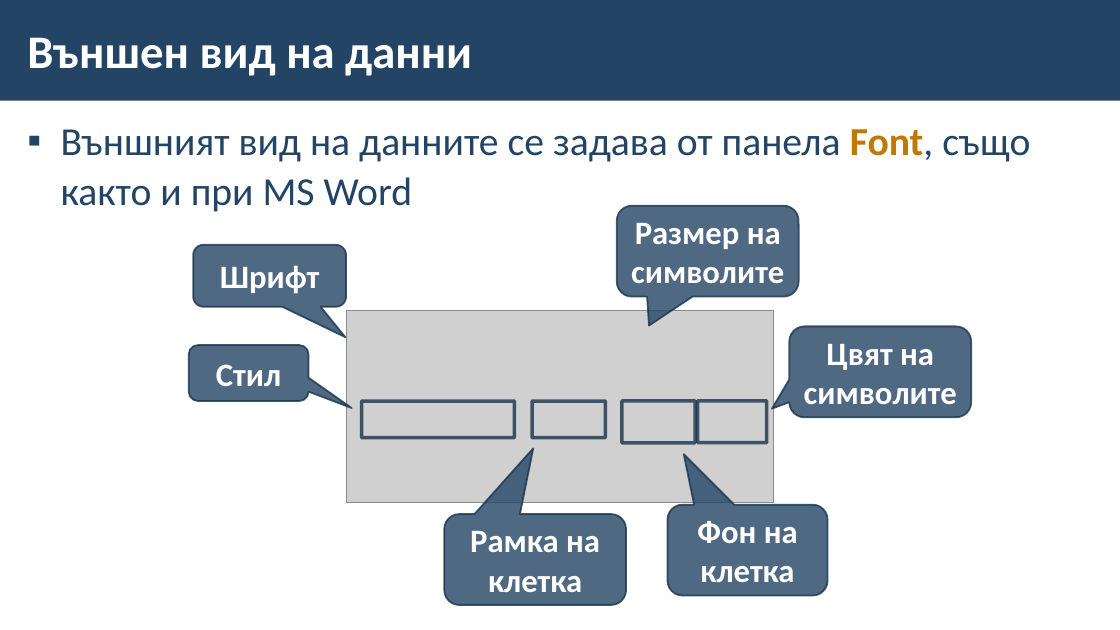
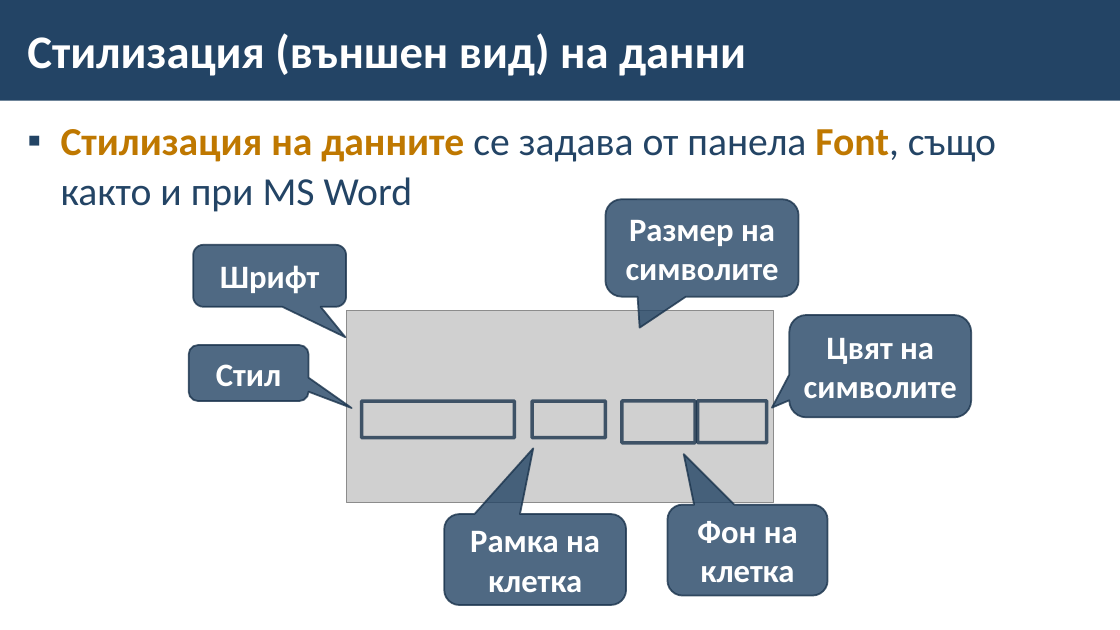
Before and after one commit to BG-IT-Edu/School-Programming, a slide deck: slide 4 of Courses/Computer-Modeling-and-IT/Computer-Modeling-and-IT-5-Class/29-Charts-and-Layout-of-Cells-and-Data/29-Charts-and-Layout-of-Cells-and-Data.pptx. Drawn at 1120x630 pixels with LibreOffice and Linux fonts; fonts in the diff are those of the drawing; grey boxes stand for pictures; background and template pictures are left out. Boxes give left, top, right and bottom in pixels: in the first picture for what was removed or moved away, otherwise in the second. Text is boxed around its words. In the diff, an @@ line names an element or a change of style, - is before the commit and + after.

Commit message:
Fixes and TODOs for charts and layout of cells and data slides

```diff
--- a/Courses/Computer-Modeling-and-IT/Computer-Modeling-and-IT-5-Class/29-Charts-and-Layout-of-Cells-and-Data/29-Charts-and-Layout-of-Cells-and-Data.pptx
+++ b/Courses/Computer-Modeling-and-IT/Computer-Modeling-and-IT-5-Class/29-Charts-and-Layout-of-Cells-and-Data/29-Charts-and-Layout-of-Cells-and-Data.pptx
@@ title at [27,33,746,76]: text changed @@
-Външен вид на данни
+Стилизация (външен вид) на данни
@@ text at [61,129,996,212]: text changed @@
-▪ Външният вид на данните се задава от панела Font, също както и при MS Word
+▪ Стилизация на данните се задава от панела Font, също както и при MS Word
@@ rounded speech box "Размер на символите": place and size @@
-rounded speech box "Размер на символите" at [617,206,799,297]
+rounded speech box "Размер на символите" at [606,199,799,297]
@@ rounded speech box "Цвят на символите": place and size @@
-rounded speech box "Цвят на символите" at [790,327,972,418]
+rounded speech box "Цвят на символите" at [790,315,972,418]
```
Also in this commit, not shown: 14 other slides changed.
